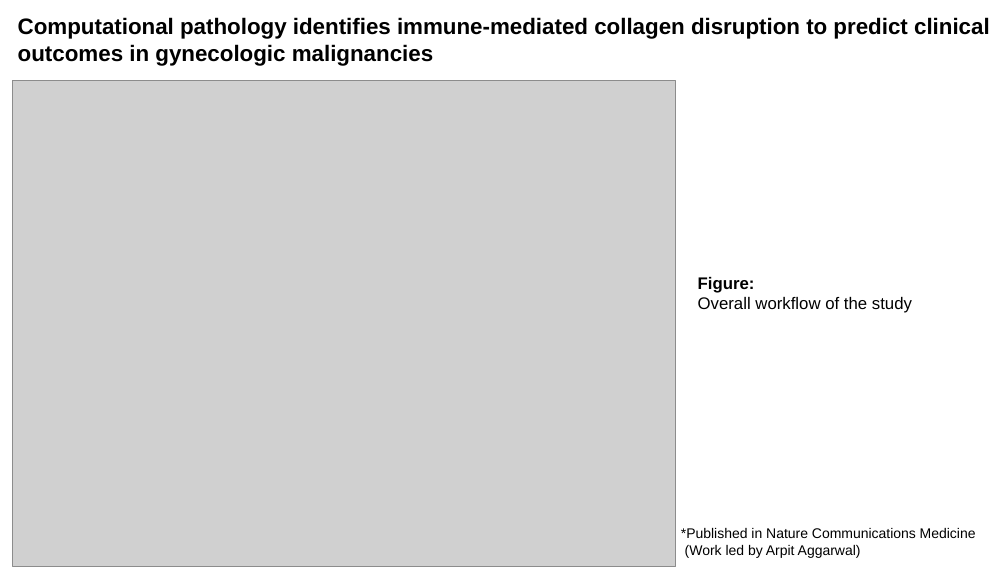
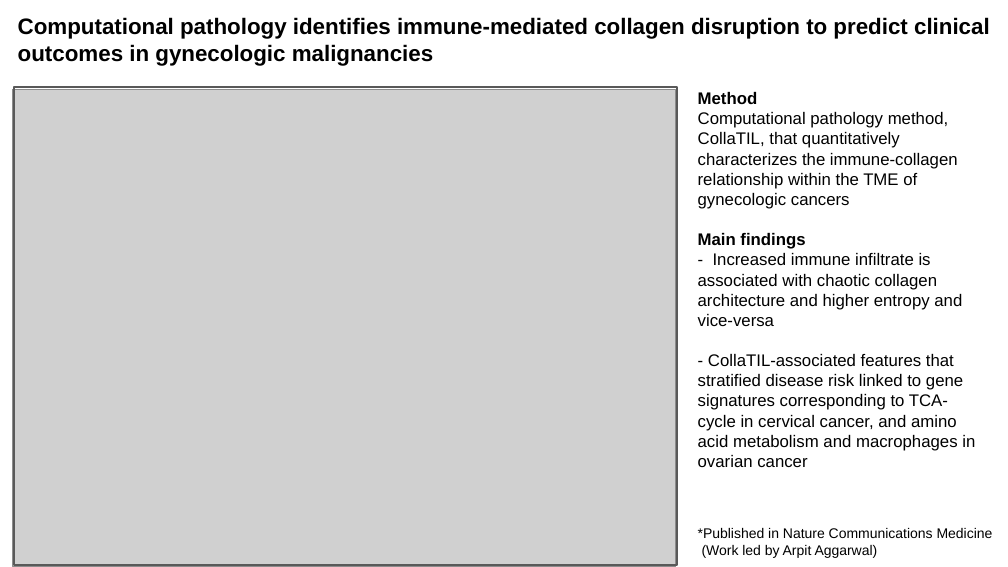
Before and after one commit to arp95/collatil_biomarker_gyn, a slide deck: slide 1 of example/project1_arpit.pptx. Drawn at 1008x567 pixels with LibreOffice and Linux fonts; fonts in the diff are those of the drawing; grey boxes stand for pictures. Boxes give left, top, right and bottom in pixels: in the first picture for what was removed or moved away, otherwise in the second. Text is boxed around its words. In the diff, an @@ line names an element or a change of style, - is before the commit and + after.

```diff
--- a/example/project1_arpit.pptx
+++ b/example/project1_arpit.pptx
@@ picture resized from (x1=13, y1=81, x2=676, y2=566) to (x1=13, y1=89, x2=676, y2=566) @@
@@ rectangle added at (x1=14, y1=87, x2=677, y2=564), outline #595959 1.5 pt @@
@@ text added at (x1=698, y1=92, x2=975, y2=467), 12 pt, text #000000 @@
+Method
+Computational pathology method, CollaTIL, that quantitatively characterizes the immune-collagen relationship within the TME of gynecologic cancers
+Main findings
+- Increased immune infiltrate is associated with chaotic collagen architecture and higher entropy and vice-versa
+- CollaTIL-associated features that stratified disease risk linked to gene signatures corresponding to TCA-cycle in cervical cancer, and amino acid metabolism and macrophages in ovarian cancer
@@ text removed at (x1=698, y1=277, x2=912, y2=313) @@
-Figure:
-Overall workflow of the study
@@ text "*Published in Nature Communications Medicine" moved from (x1=681, y1=528, x2=976, y2=558) to (x1=698, y1=528, x2=993, y2=558) @@
```
Also in this commit, not shown: 6 other files.
